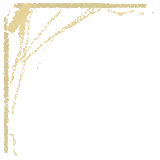
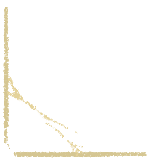
Layered file, before and after one edit (w=160, h=160). Changes by layer:
showed "Layer 6", painted on it over [7, 3, 83, 157]
hid "Layer 2", painted on it over [6, 3, 154, 157]
painted on "Layer 7" over [3, 2, 147, 158]
